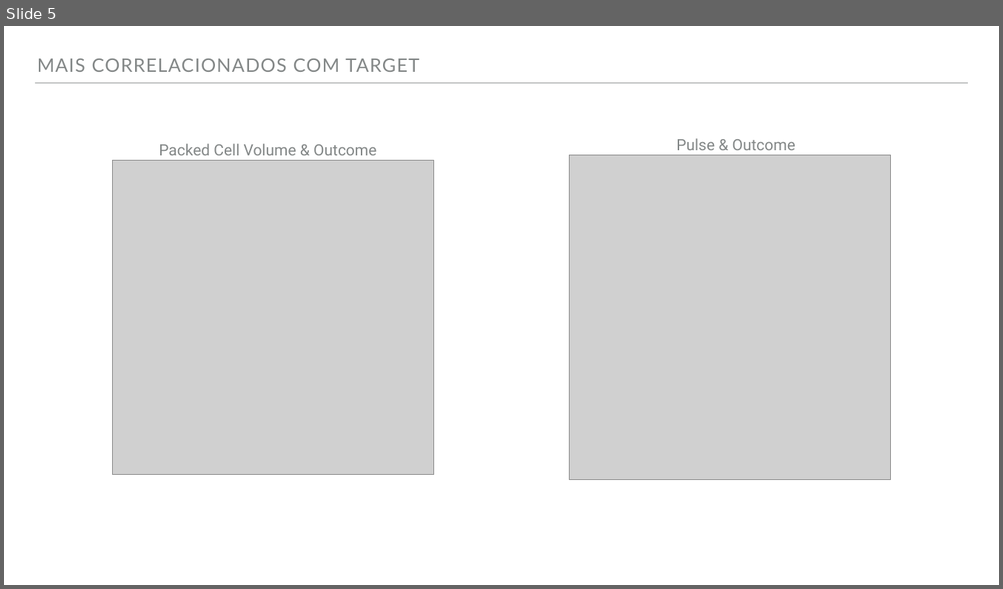
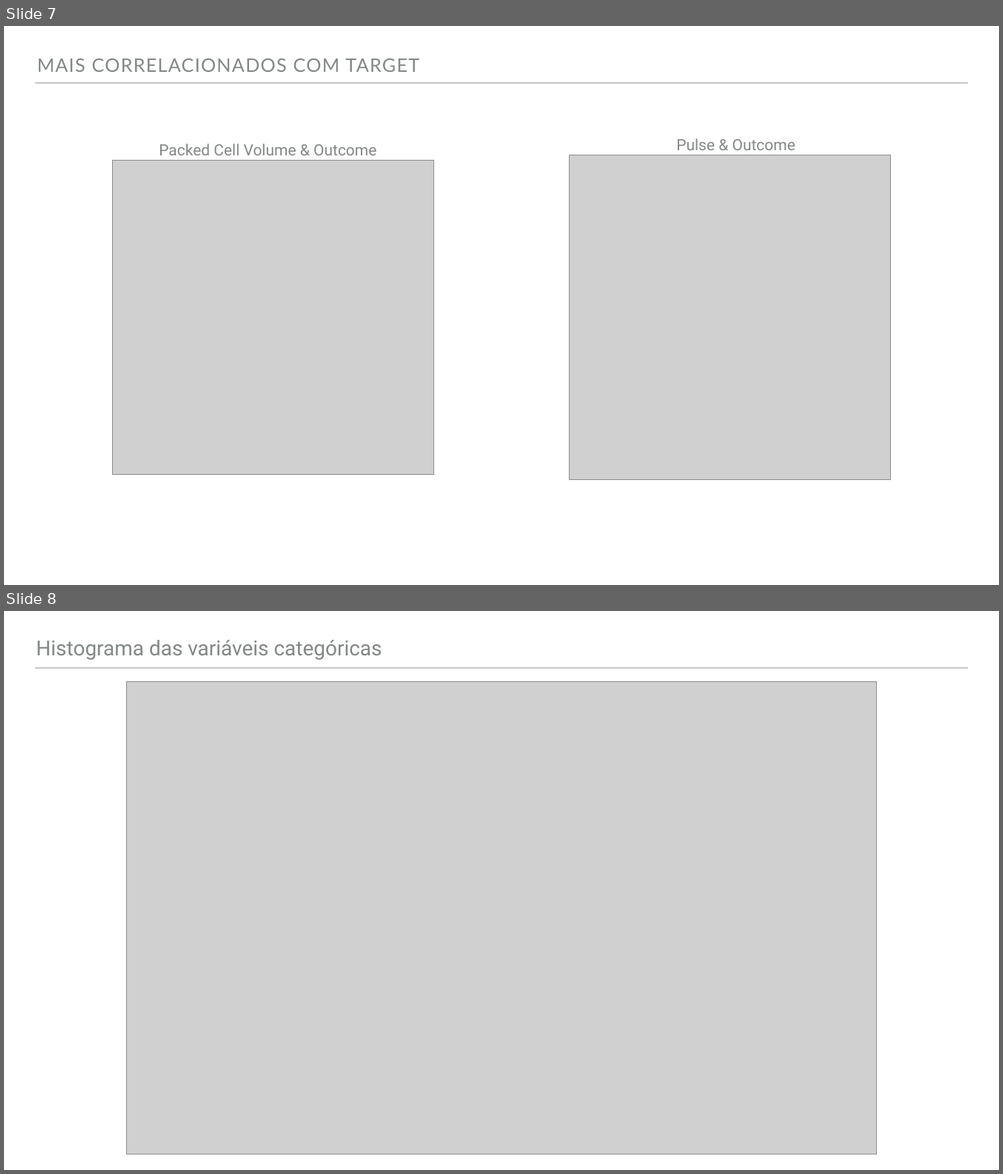
Before and after one commit to anafalcao/Int_computacional, a slide deck: horse_life.pptx. Shown one above the other, each under a label of ours: slide 5 before the commit, slides 7 and 8 after it. The pictures are 1003x589 and 1003x1174 pixels, drawn with LibreOffice and Linux fonts; fonts in the diff are those of the drawing; grey boxes stand for pictures. Boxes give left, top, right and bottom in pixels: in the first picture for what was removed or moved away, otherwise in the second. Text is boxed around its words. In the diff, an @@ line names an element or a change of style, - is before the commit and + after.

```diff
--- a/horse_life.pptx
+++ b/horse_life.pptx
@@ slide 8 added at box(4, 611, 999, 1170), background #FFFFFF; not listed: 1 template element that a slide beside it also shows @@
@@ text added at box(36, 640, 382, 660), 40 pt, text #838787 @@
+Histograma das variáveis categóricas
@@ picture added at box(126, 681, 876, 1154) @@
@@ what was slide 5 is now slide 7 @@
```
Also in this commit, not shown: 3 other slides added.
